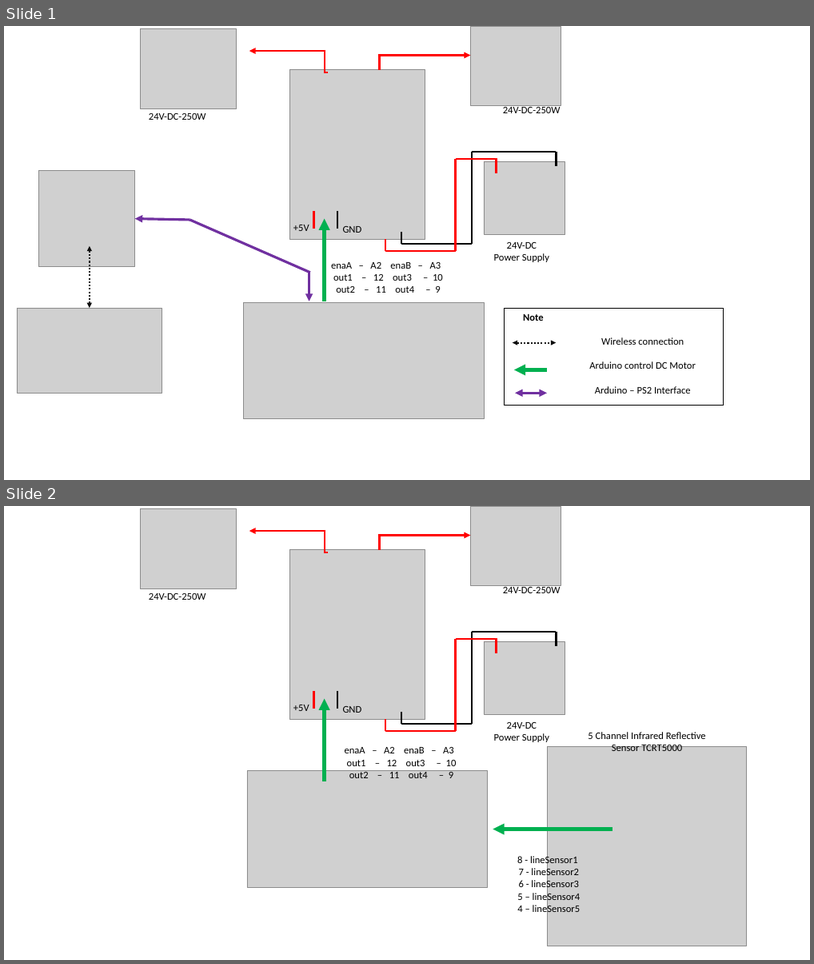
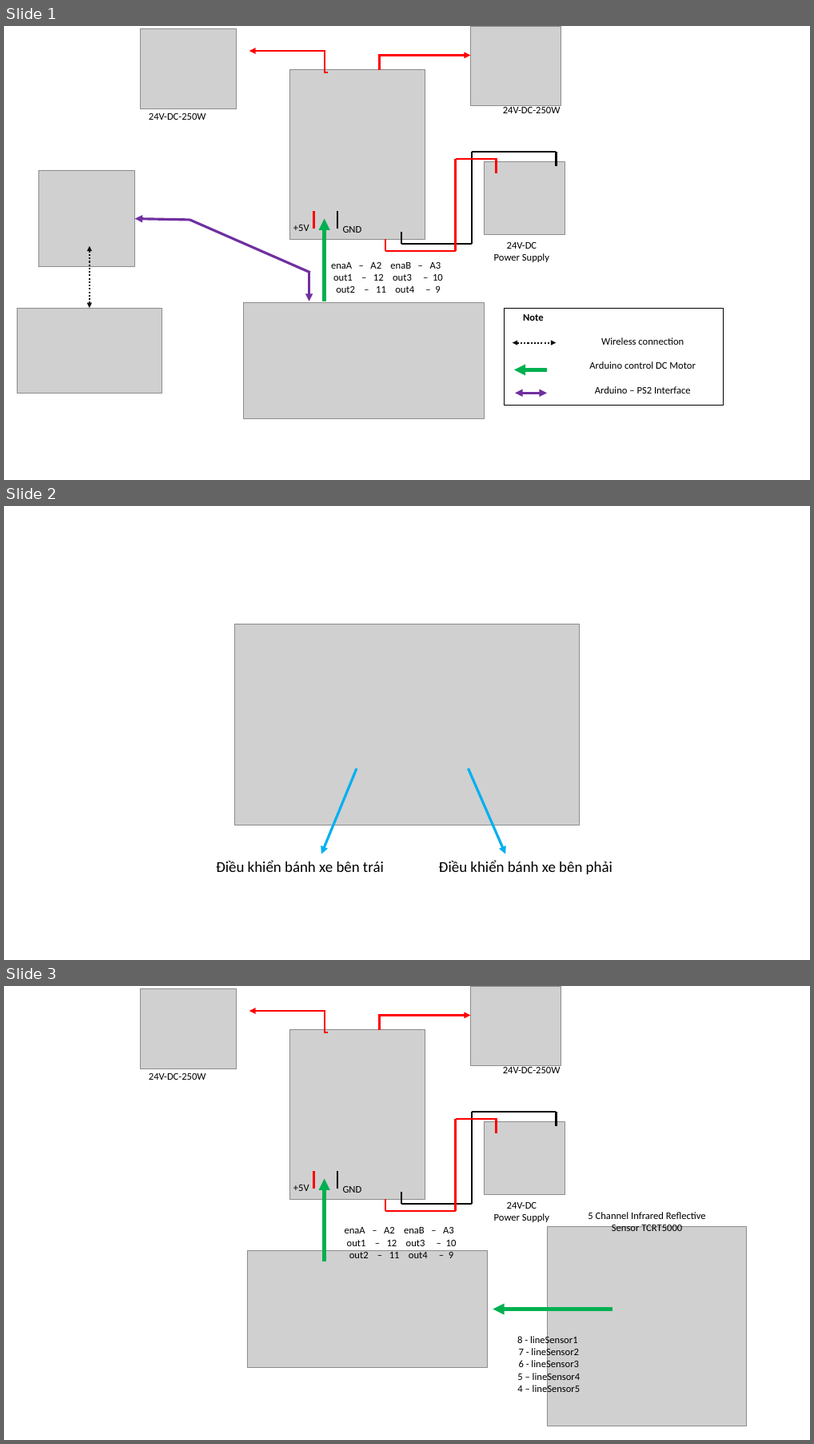
Before and after one commit to vo-hp/Power-Weelchair, a slide deck: presentation.pptx. Shown one above the other, each under a label of ours: slides 1 and 2 before the commit, slides 1, 2 and 3 after it. The pictures are 814x964 and 814x1444 pixels, drawn with LibreOffice and Linux fonts; fonts in the diff are those of the drawing; grey boxes stand for pictures. Boxes give left, top, right and bottom in pixels: in the first picture for what was removed or moved away, otherwise in the second. Text is boxed around its words. In the diff, an @@ line names an element or a change of style, - is before the commit and + after.

```diff
--- a/presentation.pptx
+++ b/presentation.pptx
@@ slide 2 added at [4,506,810,960], background #FFFFFF @@
@@ picture added at [235,624,580,825] @@
@@ arrow added from (357, 768) to (322, 854), #00B0F0 3 pt @@
@@ arrow added from (469, 768) to (506, 854), #00B0F0 3 pt @@
@@ text added at [216,860,384,872], 18 pt, text #000000 @@
+Điều khiển bánh xe bên trái
@@ text added at [439,860,613,874], 18 pt, text #000000 @@
+Điều khiển bánh xe bên phải
@@ what was slide 2 is now slide 3 @@
```
Also in this commit, not shown: 1 other slide added, 4 other files.
